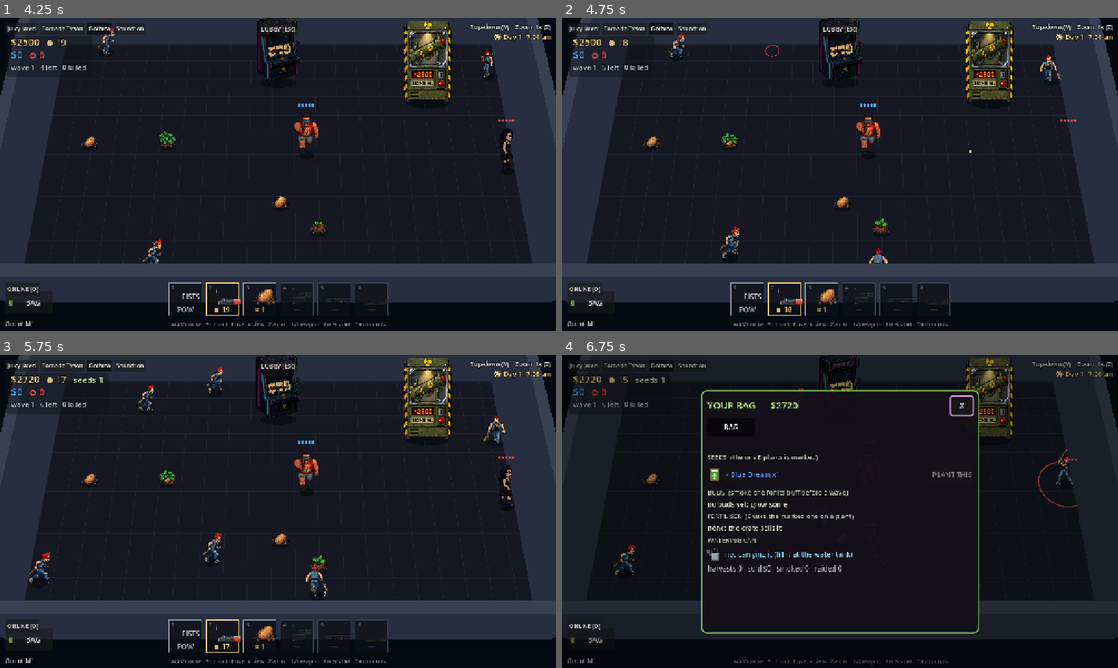
Above: before the commit, frames 1-4 (two rows, left to right).
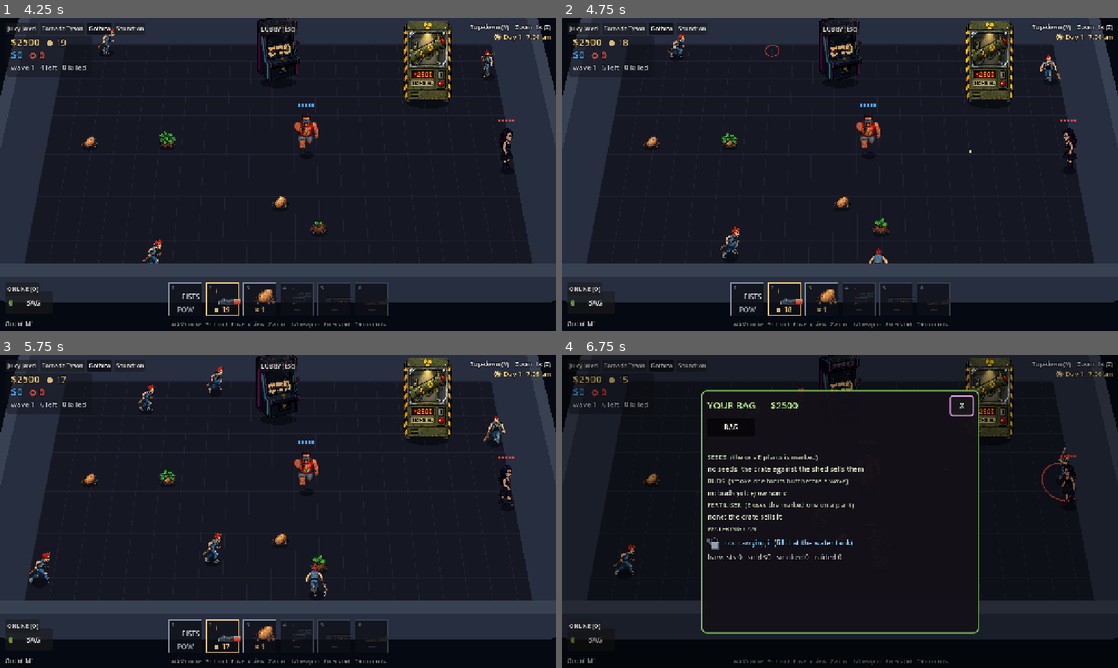
Above: after the commit, the same moments.

Repository: eflare17/Smashed-tv
Game: Godot game, scene res://test/dig/dig_test.tscn
The game is run twice, just before and just after one commit, with the same random seed, the same clock (stepped at 60 frames per second) and the same inputs. This scene is started directly instead of the project's main scene.
Inputs (mouse positions are in pixels of both pictures, inside the frame that each line leads up to):
- Up to frame 1 (4.25 s): click "Start (Enter)" at 0.5 s; tap Enter (start_run) at 1.25 s; move the mouse to (400, 158) at 1.27 s; hold D (arcade_right) 1.28-2 s; hold P (add_player) 1.28-2 s; click (400, 158) at 1.42 s; click "Juicy Jared" at 2 s; click "Tornado Tyson" at 2.75 s; click "Gothica" at 3.5 s
- Up to frame 2 (4.75 s): drag from (728, 190) to (812, 237) at 4.27 s
- Up to frame 3 (5.75 s): move the mouse to (333, 442) at 5.02 s; hold D (arcade_right) from 5.03 s (still down); hold Space (arcade_fire) from 5.03 s (still down)
- Up to frame 4 (6.75 s): release D (arcade_right) at 5.75 s; release Space (arcade_fire) at 5.75 s; drag from (812, 574) to (673, 464) at 5.77 s; move the mouse to (1006, 558) at 6.52 s; hold A (arcade_left) from 6.53 s (still down); hold I (farm_bag) from 6.53 s (still down)

Frame 1 is identical in both runs. In frame 2, 0.1% of the frame differs, in the area x 90-93%, y 35-49%; in frame 3, less than 0.1%; in frame 4, 2.7%, in the area x 4-93%, y 6-70%.

Commit message:
Godot digging: standing still digs straight down under him (a shaft he drops into); walking digs ahead
Co-Authored-By: Claude Opus 5.5 <noreply@anthropic.com>
Claude-Session: https://claude.ai/code/session_01GH7bpqSVuJnKRdQvbvNSnC

Diff:
--- a/godot/scripts/dig/dig.gd
+++ b/godot/scripts/dig/dig.gd
@@ -271,7 +271,13 @@
 	var hp := pos_of(p)
 	var feet := feet_of(p)
 	var vol := grid.vol
-	if p.has_method("is_first_person") and p.is_first_person():
+	var fp: bool = p.has_method("is_first_person") and p.is_first_person()
+	# standing still (and in first person, looking down): straight down under him, a shaft he sinks into
+	if not bool(p.get("moving")) and (not fp or float(p.get("look_y")) > D.LOOK_DOWN):
+		var c := Vector3(hp.x, hp.y, maxf(feet + D.SHAFT_R - D.SHAFT_STEP, D.ZMIN + 2.0 * D.CELL + 1.0))
+		if _diggable3(c) and vol.solid(hp.x, hp.y, feet - 6.0) and feet - 6.0 > D.ZMIN + 2.0 * D.CELL:
+			return {"a": c, "b": Vector3(hp.x, hp.y, feet + 30.0), "r": D.SHAFT_R, "at": hp}
+	if fp:
 		var a := float(p.get("look_ang"))
 		var ly := float(p.get("look_y"))
 		var dir := Vector3(cos(a) * cos(ly), sin(a) * cos(ly), -sin(ly))
--- a/godot/scripts/dig/dig_data.gd
+++ b/godot/scripts/dig/dig_data.gd
@@ -26,6 +26,11 @@
 const DIG_UP := 58.0
 const FP_REACH := 80.0
 const DIG_EVERY := 0.28
+## Standing still (in first person, looking down past LOOK_DOWN), it digs straight down under him instead: a
+## shaft SHAFT_R round, SHAFT_STEP deeper a dig (he drops into it).
+const SHAFT_R := 17.0
+const SHAFT_STEP := 16.0
+const LOOK_DOWN := 0.4
 ## Filling puts a ball of FILL_R back in front of him (never into anyone, never over the ground's top).
 const FILL_R := 16.0
 ## No digging this close to anything solid (the shed, garage, tank, trampoline, fences, crop beds...).
--- a/godot/test/dig/dig_test.gd
+++ b/godot/test/dig/dig_test.gd
@@ -211,25 +211,37 @@
 	await frames(3)
 	ok(player.focus_label == "DIG", "on the lawn E says DIG (%s)" % player.focus_label)
 	var d0: int = dig.grid.stats.digs
+	player.moving = true                     # (walking: it digs ahead; standing still it digs down)
 	player.use()
 	ok(dig.grid.stats.digs == d0 + 1, "E digs")
 	ok(dig.grid.vol.surface_height(1250 + D.REACH, 1350) < -5.0, "a hole in front of him")
 	Input.action_press("interact")
-	await frames(120)                        # (a second: 120 physics ticks)
+	await frames(120)                        # (a second: 120 physics ticks; standing: down)
 	Input.action_release("interact")
 	ok(dig.grid.stats.digs >= d0 + 3, "held, it digs on (%d digs)" % (dig.grid.stats.digs - d0))
 	ok(dig._swing >= 0.0 and dig.grid.soil_at(1250 + D.REACH, 1350) == D.DIRT, "the top's dug-over dirt")
 	# walking on and digging: down a ramp
 	for i in 6:
+		Input.action_press("move_right")
+		await frames(2)
 		dig.dig_now(player)
-		await walk("move_right", 8)
+		await frames(6)
+		Input.action_release("move_right")
+		await frames(4)
 	ok(dig.feet_of(player) < -25.0, "digging on and walking in, he goes down (%.0f)" % dig.feet_of(player))
+	# standing still: straight down, a shaft he sinks into
+	put(1520, 1180, Vector2(1, 0))
+	await frames(3)
+	for i in 6:
+		dig.dig_now(player)
+		await frames(30)
+	ok(dig.feet_of(player) < -60.0 and dig.feet_of(player) > -110.0 and player.html_pos().distance_to(Vector3(1520, 1180, player.html_pos().z)) < 4.0, "standing still he digs straight down, about 16 a dig (%.0f)" % dig.feet_of(player))
 	# first person: where he looks
 	put(1500, 1350, Vector2(1, 0))
 	main.rig.set_mode(CameraRig.Mode.FIRST_PERSON)
 	await frames(3)
 	player.look_ang = 0.0
-	player.look_y = 0.9                      # looking down in front
+	player.look_y = 0.35                     # looking down in front (not past LOOK_DOWN: that's straight down)
 	var sh := dig.dig_shape(player)
 	ok(not sh.is_empty() and sh.a.x > 1500.0 and sh.a.z < 0.0, "first person: he digs where he looks (%s)" % str(sh.get("a", "")))
 	var n := dig.dig_now(player).size()
Not shown, changed: godot/integration/digging.md
